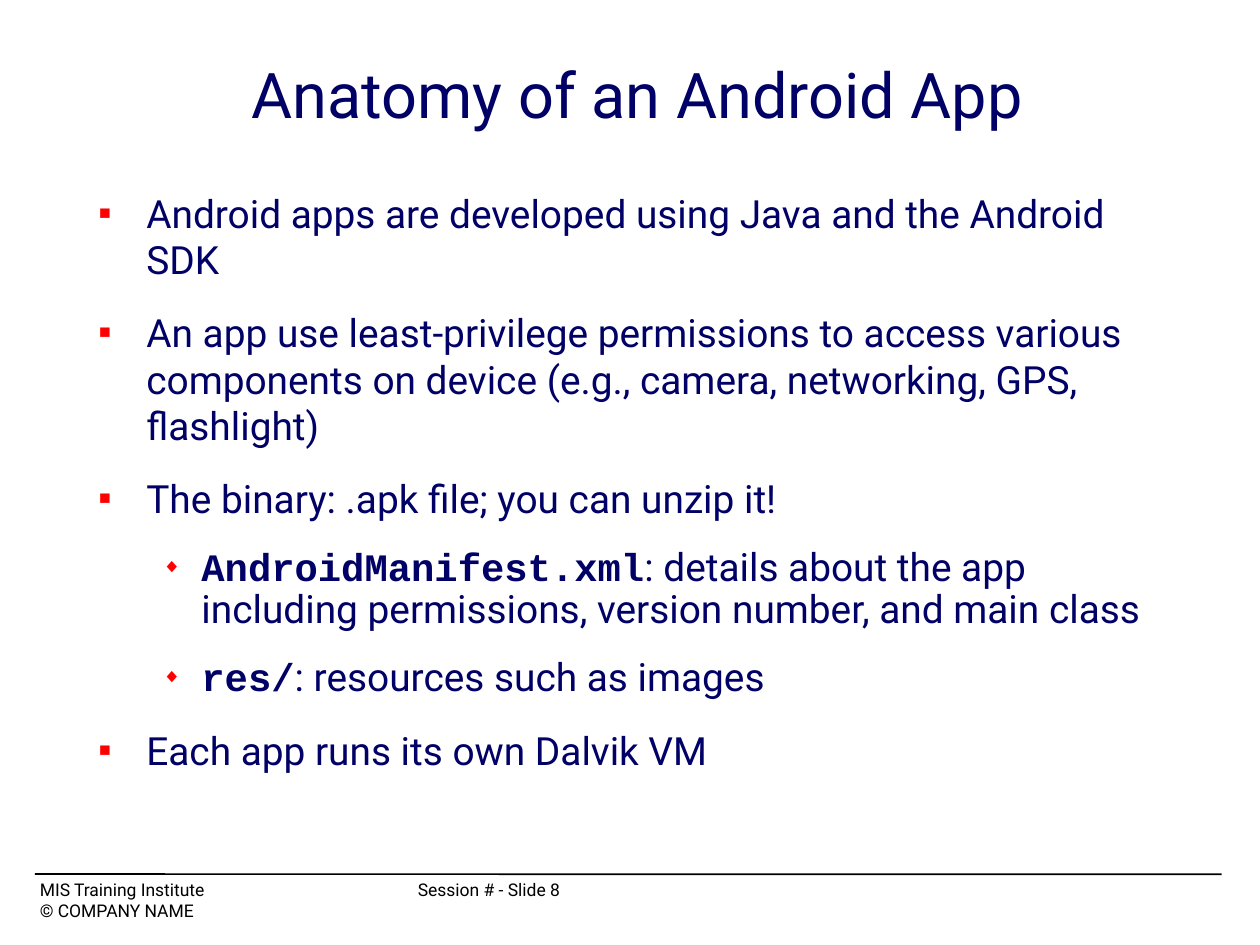
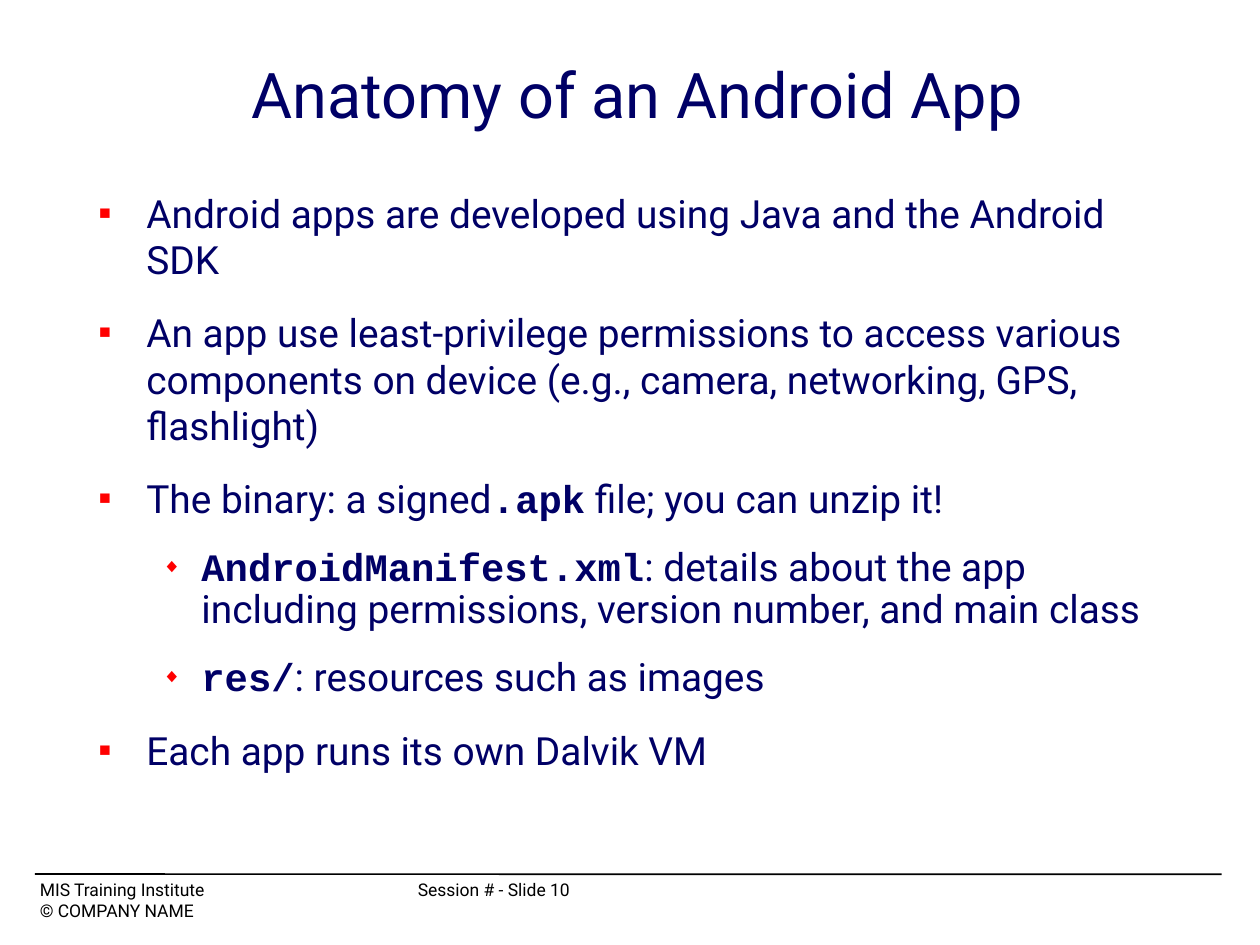
Before and after one commit to mchow01/Security, a slide deck: slide 10 of forensics/android/OS12_C4-mchow.ppt (slide 8 before the commit). Drawn at 1260x945 pixels with LibreOffice and Linux fonts; fonts in the diff are those of the drawing. Boxes give left, top, right and bottom in pixels: in the first picture for what was removed or moved away, otherwise in the second. Text is boxed around its words. In the diff, an @@ line names an element or a change of style, - is before the commit and + after.

Commit message:
Posted COMP 116 CTF Spring 2012 game; final version of Android forensics presentation

```diff
--- a/forensics/android/OS12_C4-mchow.ppt
+++ b/forensics/android/OS12_C4-mchow.ppt
@@ text at (x1=146, y1=483, x2=943, y2=522): text changed @@
-■ The binary: .apk file; you can unzip it!
+■ The binary: a signed.apk file; you can unzip it!
@@ text at (x1=40, y1=883, x2=570, y2=900): text changed @@
-MIS Training Institute Session # - Slide 8
+MIS Training Institute Session # - Slide 10
```
Also in this commit, not shown: 9 other slides changed, 2 slides added, 29 other files.
